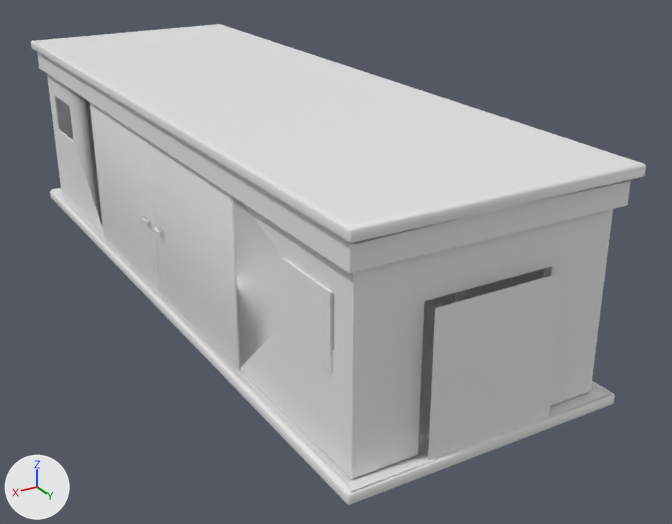
A saved change to the FBX model Assets/Art/3D/Vehicle/VH_TrainSideCabin.fbx.
The view is the same before and after, from a camera (50 mm lens) standing at (9.14, 18.57, 9.28) and looking at (-1.1, 1.5, 0.75). Every picture has the same lights, and +X, +Y and +Z are marked at lower left. Where no turn or scale is listed for an object, it has been applied to the vertices.

Names of what the first picture shows: 'CabinWall01', 'CabinWall02', 'Ceiling01', 'Ceiling02', 'Deur01_L', 'Deur01_R', 'Floor', 'FrontCabin.001', 'Raam'.
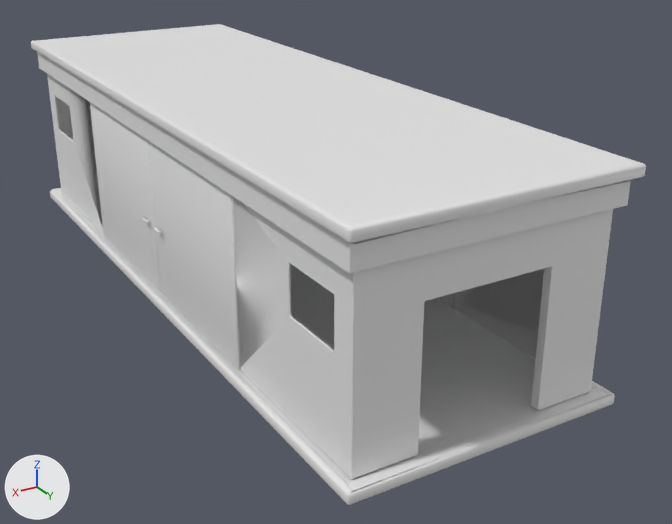
Commit message: commit train side cabin

Where the change shows, as pixel boxes (x1, y1, x2, y2) in the pictures (672 x 524 px):
'FrontCabin.001', deleted: before (428, 272, 564, 461)
'Raam', deleted: before (282, 258, 334, 373)

Diff of the bpy script that builds the scene:
```diff
--- a/Assets/Art/3D/Vehicle/VH_TrainSideCabin.fbx.py
+++ b/Assets/Art/3D/Vehicle/VH_TrainSideCabin.fbx.py
@@ ob_raam @@
-ob_raam = bpy.data.objects.new('Raam', me_cube)
-ob_raam.location = (2.59, 6.81, 2.61)
@@ ob_frontcabin_001 @@
-ob_frontcabin_001 = bpy.data.objects.new('FrontCabin.001', me_cube_019)
-ob_frontcabin_001.location = (0.0, 11.26, -0.17)
```
